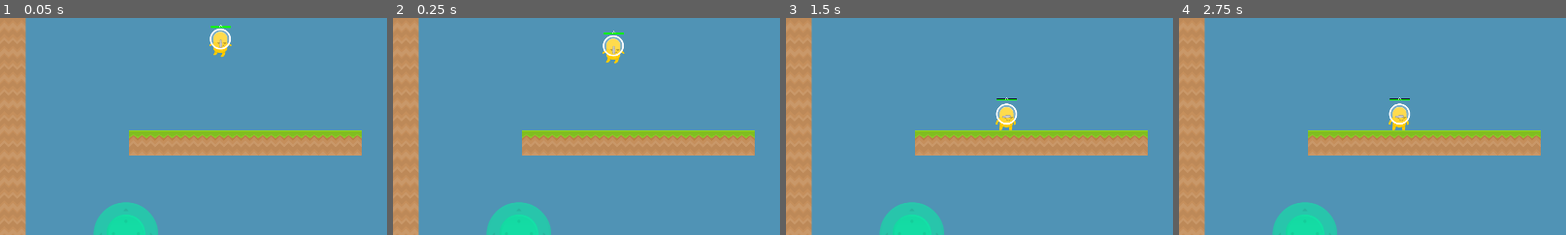
Above: before the commit, frames 1-4 (left to right).
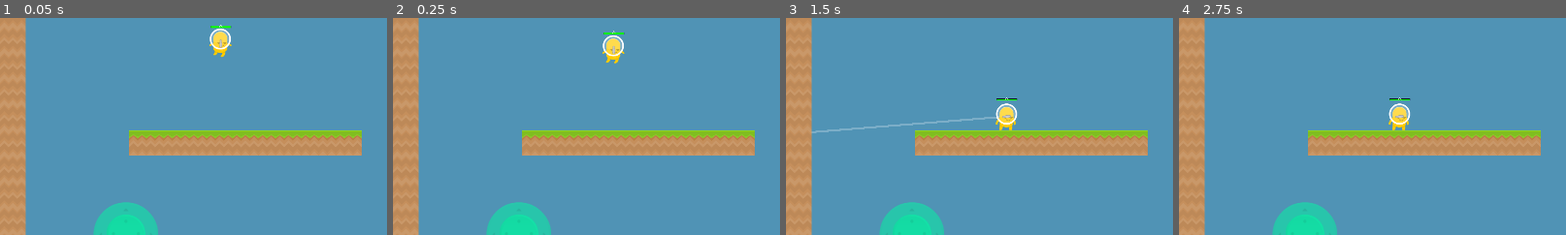
Above: after the commit, the same moments.

Repository: pekuja/rocket-tag-mobile
Game: Godot game, scene res://scenes/Main.tscn
The game is run twice, just before and just after one commit, with the same random seed, the same clock (stepped at 60 frames per second) and the same inputs.
Inputs (mouse positions are % of the whole screen's width and height, from its top left):
- Up to frame 1 (0.05 s): no input
- Up to frame 2 (0.25 s): no input
- Up to frame 3 (1.5 s): move the mouse to (45, 70) at 0.52 s; click (45, 70) at 0.67 s; tap Enter at 1.25 s; drag from (80, 65) to (45, 70) at 1.27 s
- Up to frame 4 (2.75 s): move the mouse to (20, 35) at 2.02 s; click (20, 35) at 2.17 s
The pictures show only the part of the screen within x 0-50%, y 22-71%; the shares and areas given below are measured in that part.

The runs differ from the first frame. In frame 1, less than 0.1% of the frame differs, in the area x 54-60%, y 3-5%; in frame 2, less than 0.1%; in frame 3, 0.4%, in the area x 6-60%, y 37-54%; in frame 4, less than 0.1%.

Commit message:
Added an aiming guide line that shows where the projectile will fly
This actually immediately makes aiming feel better. I might want to add something similar for the grappling hook as well, though I'm not sure how to differentiate the two clearly.

Diff:
--- a/scenes/local_player.gd
+++ b/scenes/local_player.gd
@@ -6,13 +6,15 @@
 @export var shootInput : TouchJoystick
 
 @export var projectileSpeed = 400.0
+const PROJECTILE_LIFETIME = 1.0
 
 @export var grapplingHookSpeed = 400.0
 
 @onready var character = $Character
 @onready var _projectile_spawn_point = $Character/GunSprite/ProjectileSpawnPoint
 @onready var _sprite_gun = $Character/GunSprite
-@onready var _arrow = $Character/Line2D
+@onready var _arrow = $Character/Arrow
+@onready var _aim_guide = $AimGuide
 
 var gravity: int = ProjectSettings.get("physics/2d/default_gravity")
 
@@ -47,3 +49,19 @@
 		_arrow.rotation = target_rotation
 	if shootInput.is_pressed and shootInput.joystick_position.length() > SHOOT_THRESHOLD:
 		_sprite_gun.global_rotation = Vector2(0, -1).angle_to(shootInput.joystick_position)
+
+		_aim_guide.visible = true
+		_aim_guide.points[0] = _projectile_spawn_point.global_position - global_position
+		var projectile_range = projectileSpeed * PROJECTILE_LIFETIME
+		var end_pos = _projectile_spawn_point.global_position + shootInput.joystick_position.normalized() * projectile_range
+		var space_state = get_world_2d().direct_space_state
+		var query = PhysicsRayQueryParameters2D.create(_projectile_spawn_point.global_position, end_pos)
+		query.exclude = [character]
+		var result = space_state.intersect_ray(query)
+
+		if result:
+			_aim_guide.points[1] = result.position - global_position
+		else:
+			_aim_guide.points[1] = end_pos - global_position
+	else:
+		_aim_guide.visible = false
--- a/scenes/local_player.tscn
+++ b/scenes/local_player.tscn
@@ -8,8 +8,13 @@
 projectileSpeed = 1600.0
 grapplingHookSpeed = 1600.0
 
+[node name="AimGuide" type="Line2D" parent="."]
+visible = false
+points = PackedVector2Array(0, 0, 229.055, 0)
+default_color = Color(1, 1, 1, 0.25098)
+
 [node name="Character" parent="." instance=ExtResource("2_k73e6")]
 
-[node name="Line2D" type="Line2D" parent="Character"]
+[node name="Arrow" type="Line2D" parent="Character"]
 points = PackedVector2Array(-8, -81, 0, -93, 8, -81)
 width = 2.0
--- a/scenes/player_character.tscn
+++ b/scenes/player_character.tscn
@@ -92,7 +92,7 @@
 
 [node name="HealthBar Background" type="Line2D" parent="."]
 position = Vector2(-49.695, -82.91)
-points = PackedVector2Array(0, 0, 100, 0)
+points = PackedVector2Array(-1, 0, 101, 0)
 default_color = Color(0, 0, 0, 1)
 
 [node name="HealthBar" type="Line2D" parent="."]
